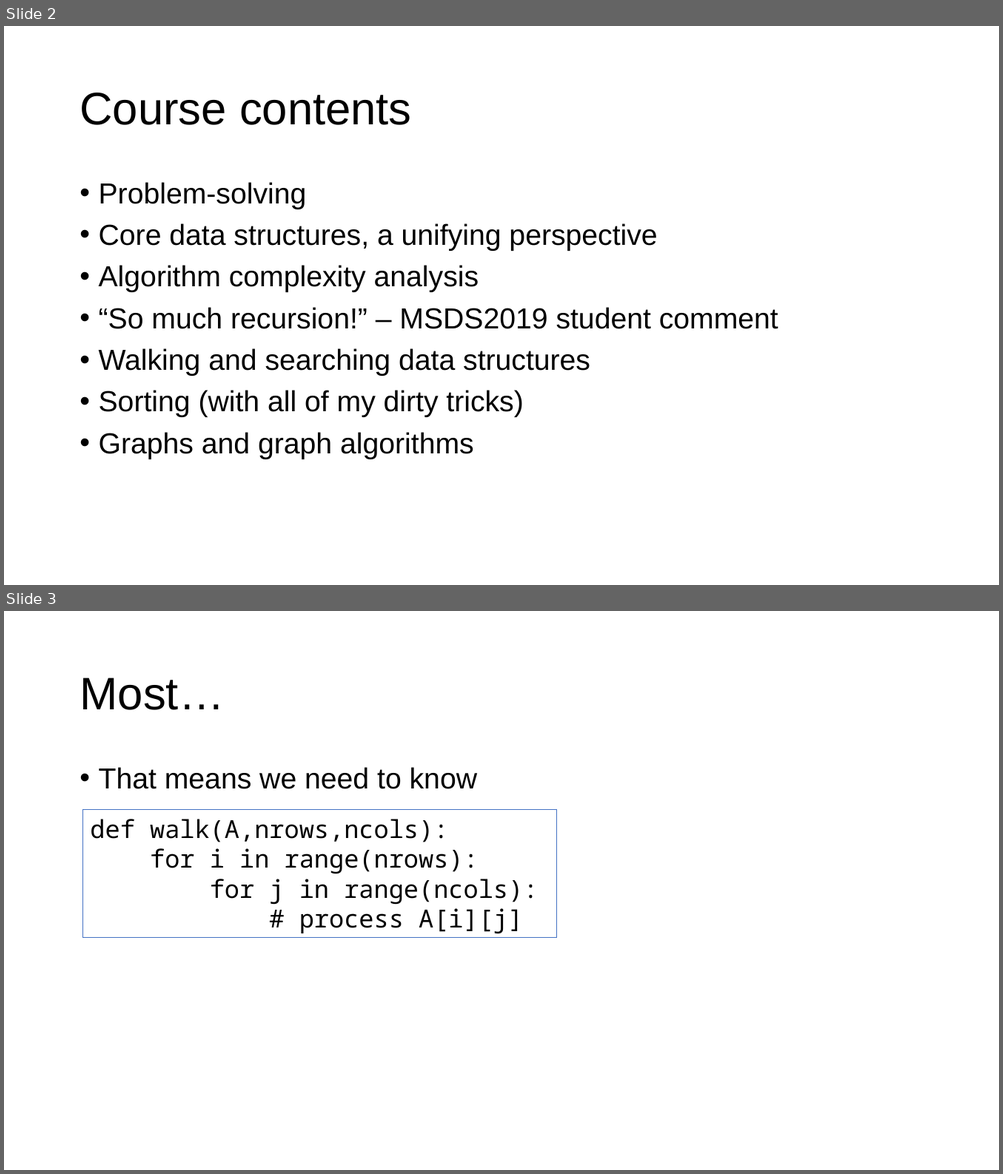
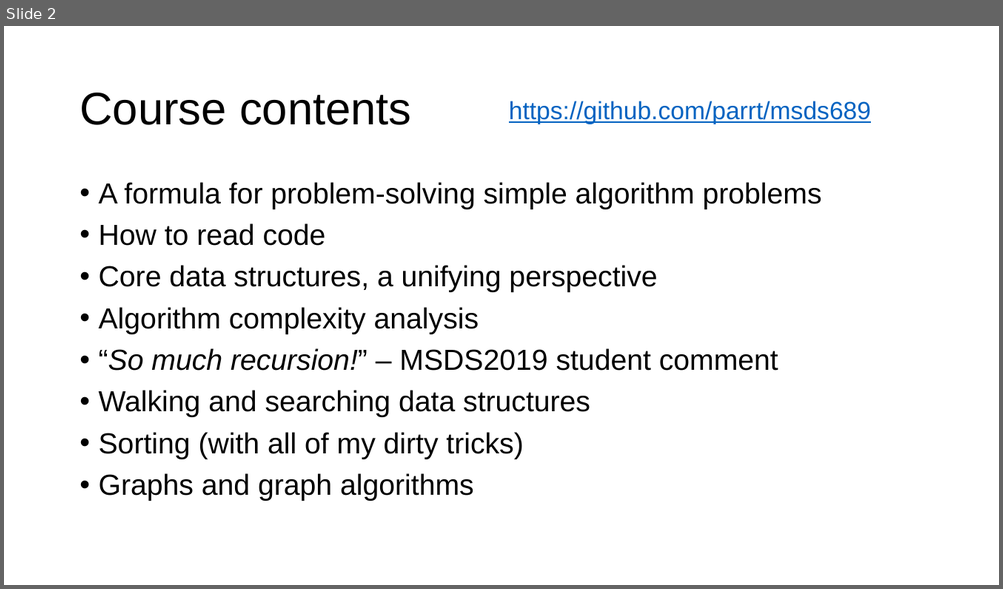
Before and after one commit to parrt/msds689, a slide deck: notes/welcome.pptx. Shown one above the other, each under a label of ours: slides 2 and 3 before the commit, slide 2 after it. The pictures are 1003x1174 and 1003x589 pixels, drawn with LibreOffice and Linux fonts; fonts in the diff are those of the drawing; background and template pictures are left out. Boxes give left, top, right and bottom in pixels: in the first picture for what was removed or moved away, otherwise in the second. Text is boxed around its words. In the diff, an @@ line names an element or a change of style, - is before the commit and + after.

```diff
--- a/notes/welcome.pptx
+++ b/notes/welcome.pptx
@@ slide 3 removed at [4,611,999,1170], background #FFFFFF @@
@@ title removed at [79,678,224,710] @@
-Most…
@@ text removed at [99,767,477,789] @@
-• That means we need to know
@@ rectangle removed at [83,810,557,939] @@
-def walk(A,nrows,ncols):
-for i in range(nrows):
-for j in range(ncols):
-# process A[i][j]
@@ slide 2 changed as well @@
@@ text added at [509,101,871,124], 24 pt, text #0563C1, underline @@
+https://github.com/parrt/msds689
@@ text at [99,182,822,246]: text changed @@
-• Problem-solving
+• A formula for problem-solving simple algorithm problems
+• How to read code
@@ text at [99,349,778,371]: italic on in "“So much recursion!”" @@
```
Also in this commit, not shown: 1 other slide changed, 5 slides added, 5 other files.
